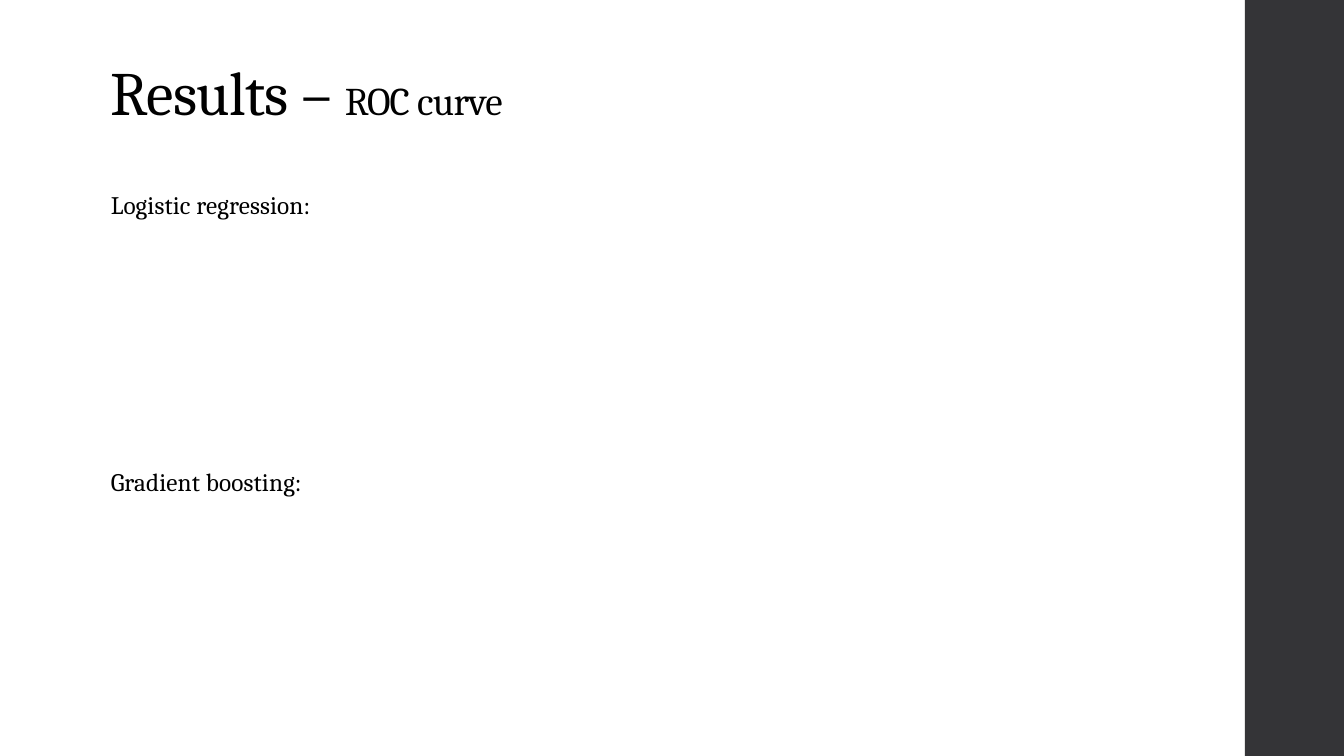
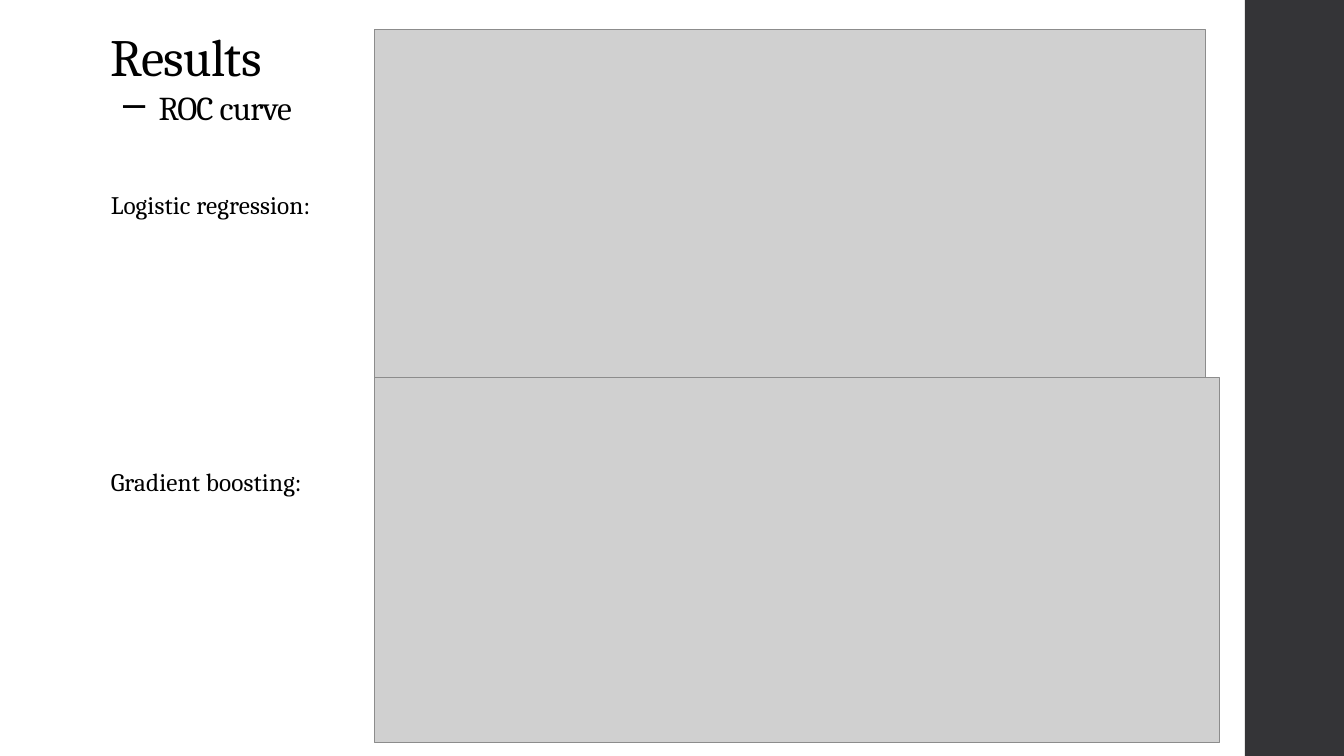
Before and after one commit to efratkohen/Big_five, a slide deck: slide 15 of Classification of the gender of Big five survey.pptx. Drawn at 1344x756 pixels with LibreOffice and Linux fonts; fonts in the diff are those of the drawing; grey boxes stand for pictures. Boxes give left, top, right and bottom in pixels: in the first picture for what was removed or moved away, otherwise in the second. Text is boxed around its words. In the diff, an @@ line names an element or a change of style, - is before the commit and + after.

```diff
--- a/Classification of the gender of Big five survey.pptx
+++ b/Classification of the gender of Big five survey.pptx
@@ picture added at (375,29,1206,388) @@
@@ text at (111,39,292,121): text changed; size 44 to 37.4 pt @@
-Results – ROC curve
+Results
+– ROC curve
@@ picture added at (375,378,1220,743) @@
```
Also in this commit, not shown: 1 other slide changed, 5 other files.
